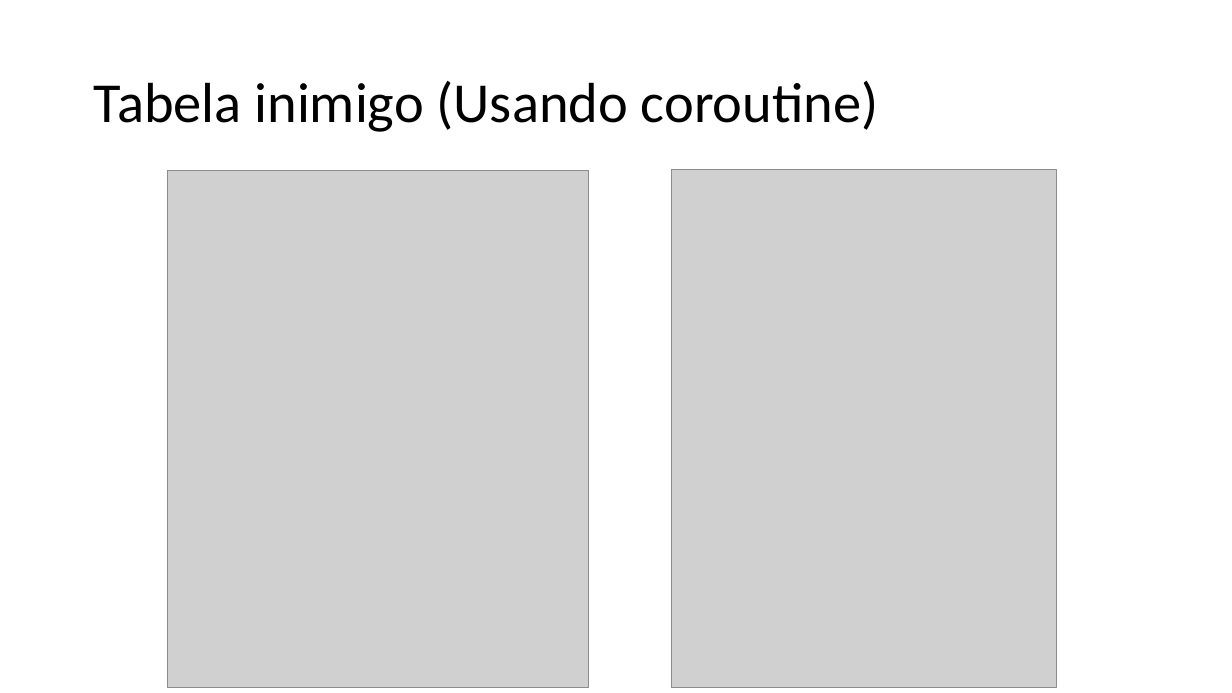
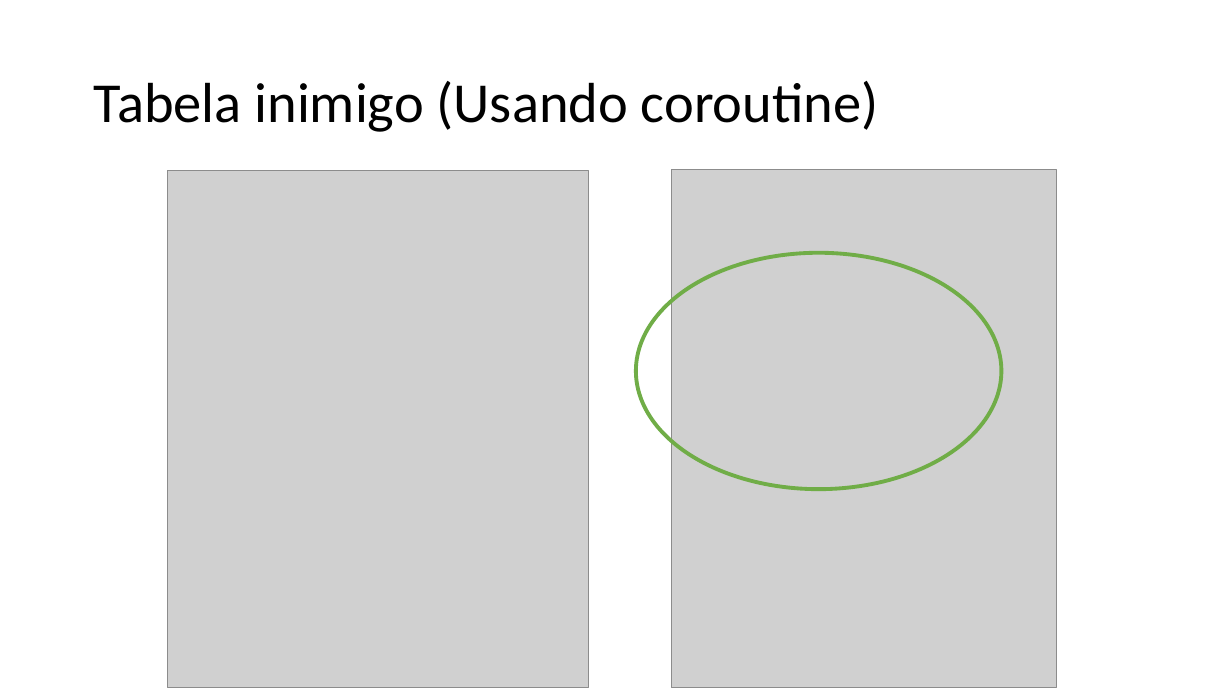
Before and after one commit to lpdoss/reativos, a slide deck: slide 5 of miniprojeto2/Navetângulo.pptx. Drawn at 1232x693 pixels with LibreOffice and Linux fonts; fonts in the diff are those of the drawing; grey boxes stand for pictures. Boxes give left, top, right and bottom in pixels: in the first picture for what was removed or moved away, otherwise in the second. Text is boxed around its words. In the diff, an @@ line names an element or a change of style, - is before the commit and + after.

Commit message:
- Adicionado uma tela explicando coroutine

```diff
--- a/miniprojeto2/Navetângulo.pptx
+++ b/miniprojeto2/Navetângulo.pptx
@@ ellipse added at (x1=636, y1=253, x2=1002, y2=490), outline #70AD47 3 pt @@
```
